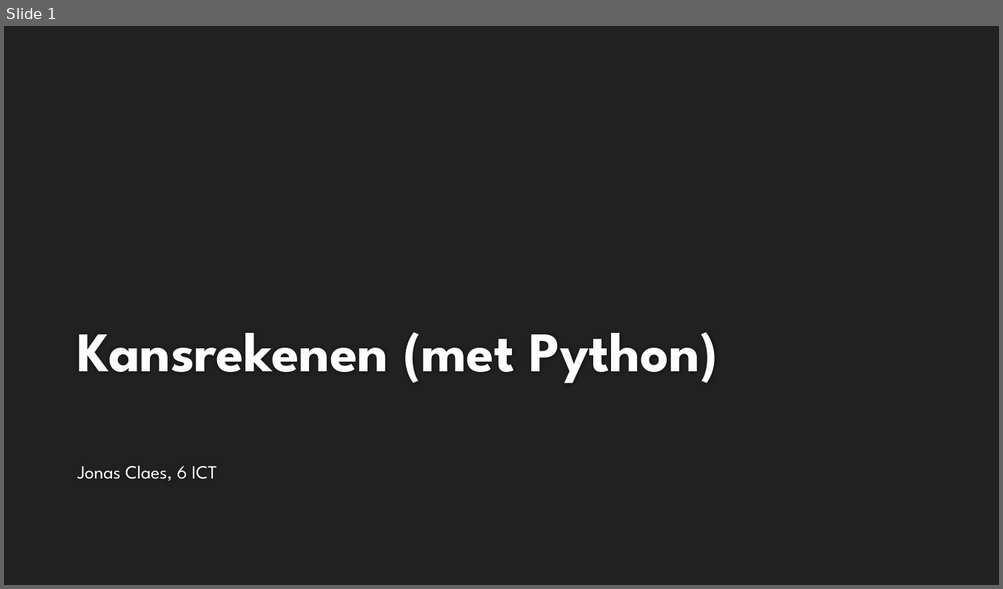
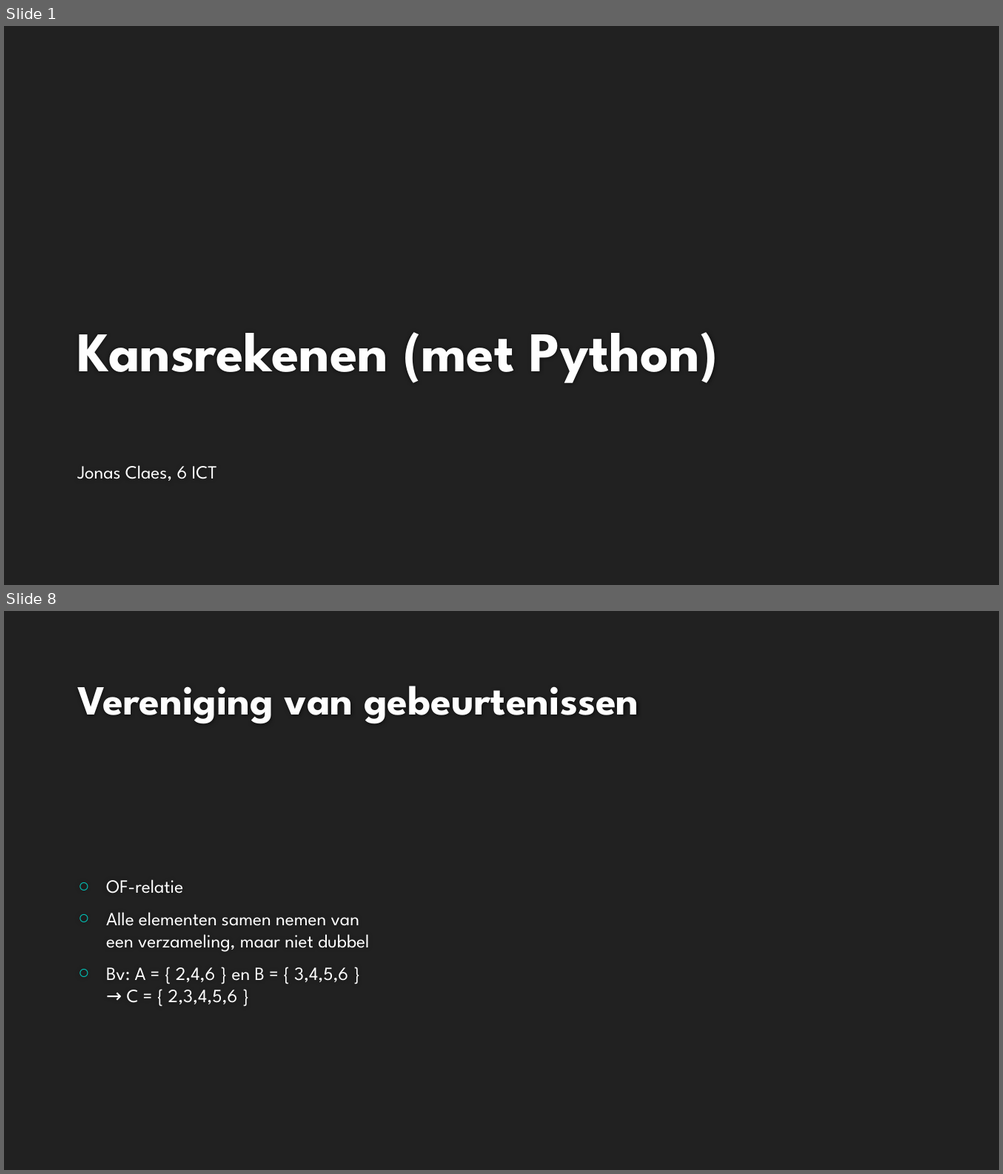
Before and after one commit to jonasclaes/Kansrekenen_met_Python, a slide deck: Kansrekenen (met Python).pptx. Shown one above the other, each under a label of ours: slide 1 before the commit, slides 1 and 8 after it; the slides between them are not shown. The pictures are 1003x589 and 1003x1174 pixels, drawn with LibreOffice and Linux fonts; fonts in the diff are those of the drawing; background and template pictures are left out. Boxes give left, top, right and bottom in pixels: in the first picture for what was removed or moved away, otherwise in the second. Text is boxed around its words. In the diff, an @@ line names an element or a change of style, - is before the commit and + after.

```diff
--- a/Kansrekenen (met Python).pptx
+++ b/Kansrekenen (met Python).pptx
@@ slide 8 added at [4,611,999,1170], background #212121 @@
@@ title added at [77,686,638,724], 40 pt, text #FEFEFE, bold @@
+Vereniging van gebeurtenissen
@@ text added at [106,880,369,1005], 18 pt, text #FFFFFF @@
+○ OF-relatie
+○ Alle elementen samen nemen van
+  een verzameling, maar niet dubbel
+○ Bv: A = { 2,4,6 } en B = { 3,4,5,6 }
+  → C = { 2,3,4,5,6 }
```
Also in this commit, not shown: 2 slides changed, 5 other slides added.
